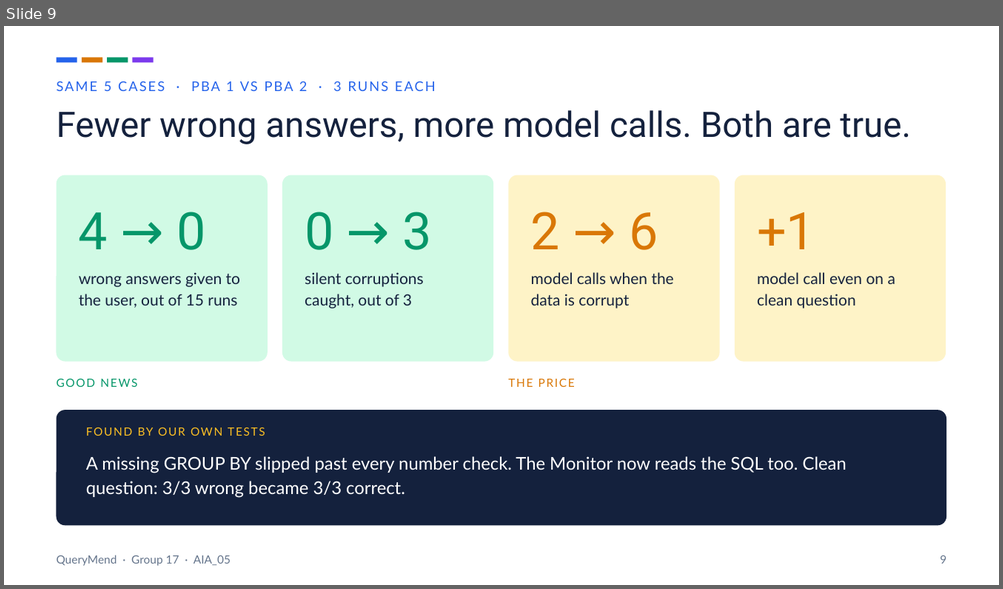
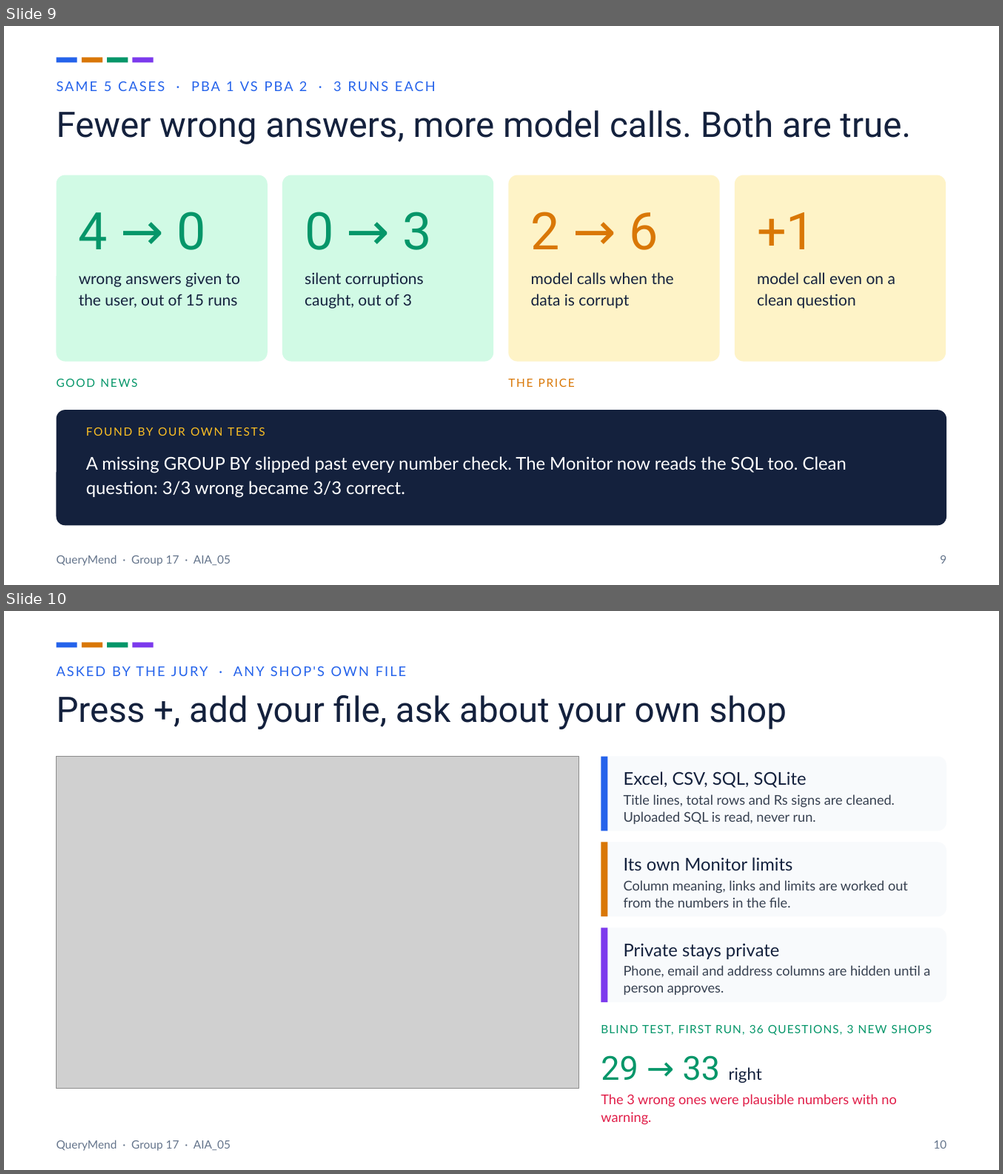
Before and after one commit to Swaraj-Mandre/FailureDetectionAgent, a slide deck: presentation/QueryMend_slides.pptx. Shown one above the other, each under a label of ours: slide 9 before the commit, slides 9 and 10 after it. The pictures are 1003x589 and 1003x1174 pixels, drawn with LibreOffice and Linux fonts; fonts in the diff are those of the drawing; grey boxes stand for pictures. Boxes give left, top, right and bottom in pixels: in the first picture for what was removed or moved away, otherwise in the second. Text is boxed around its words. In the diff, an @@ line names an element or a change of style, - is before the commit and + after.

```diff
--- a/presentation/QueryMend_slides.pptx
+++ b/presentation/QueryMend_slides.pptx
@@ slide 10 added at box(4, 611, 999, 1170), background #FFFFFF @@
@@ rectangle added at box(57, 642, 77, 647), fill #2563EB @@
@@ rectangle added at box(82, 642, 102, 647), fill #D97706 @@
@@ rectangle added at box(107, 642, 128, 647), fill #059669 @@
@@ rectangle added at box(132, 642, 153, 647), fill #7C3AED @@
@@ text added at box(112, 667, 278, 676), 13 pt, text #2563EB @@
+ASKED BY THE JURY · ANY SHOP'S OWN FILE
@@ text added at box(57, 695, 786, 729), 34 pt, text #14213D @@
+Press +, add your file, ask about your own shop
@@ picture added at box(57, 757, 578, 1088) @@
@@ rounded rectangle added at box(601, 757, 946, 831), fill #F8FAFC @@
@@ rectangle added at box(601, 757, 608, 831), fill #2563EB @@
@@ text added at box(623, 772, 806, 788), 17 pt, text #14213D @@
+Excel, CSV, SQL, SQLite
@@ text added at box(623, 795, 894, 824), 13 pt, text #374151 @@
+Title lines, total rows and Rs signs are cleaned. Uploaded SQL is read, never run.
@@ rounded rectangle added at box(601, 843, 946, 917), fill #F8FAFC @@
@@ rectangle added at box(601, 843, 608, 917), fill #D97706 @@
@@ text added at box(623, 857, 793, 871), 17 pt, text #14213D @@
+Its own Monitor limits
@@ text added at box(623, 880, 908, 908), 13 pt, text #374151 @@
+Column meaning, links and limits are worked out from the numbers in the file.
@@ rounded rectangle added at box(601, 928, 946, 1002), fill #F8FAFC @@
@@ rectangle added at box(601, 928, 608, 1002), fill #7C3AED @@
@@ text added at box(623, 943, 780, 960), 17 pt, text #14213D @@
+Private stays private
@@ text added at box(623, 965, 930, 995), 13 pt, text #374151 @@
+Phone, email and address columns are hidden until a person approves.
@@ text added at box(600, 1025, 932, 1036), 11 pt, text #059669 @@
+BLIND TEST, FIRST RUN, 36 QUESTIONS, 3 NEW SHOPS
@@ text added at box(600, 1056, 762, 1083), 32 pt, text #059669 @@
+29 → 33 right
@@ text added at box(600, 1094, 896, 1125), 13 pt, text #E11D48 @@
+The 3 wrong ones were plausible numbers with no warning.
@@ text added at box(57, 1140, 230, 1151), 11 pt, text #64748B @@
+QueryMend · Group 17 · AIA_05
@@ text added at box(933, 1141, 947, 1149), 11 pt, text #64748B @@
+10
```
Also in this commit, not shown: 2 slides changed, 1 other slide added, 13 other files.
